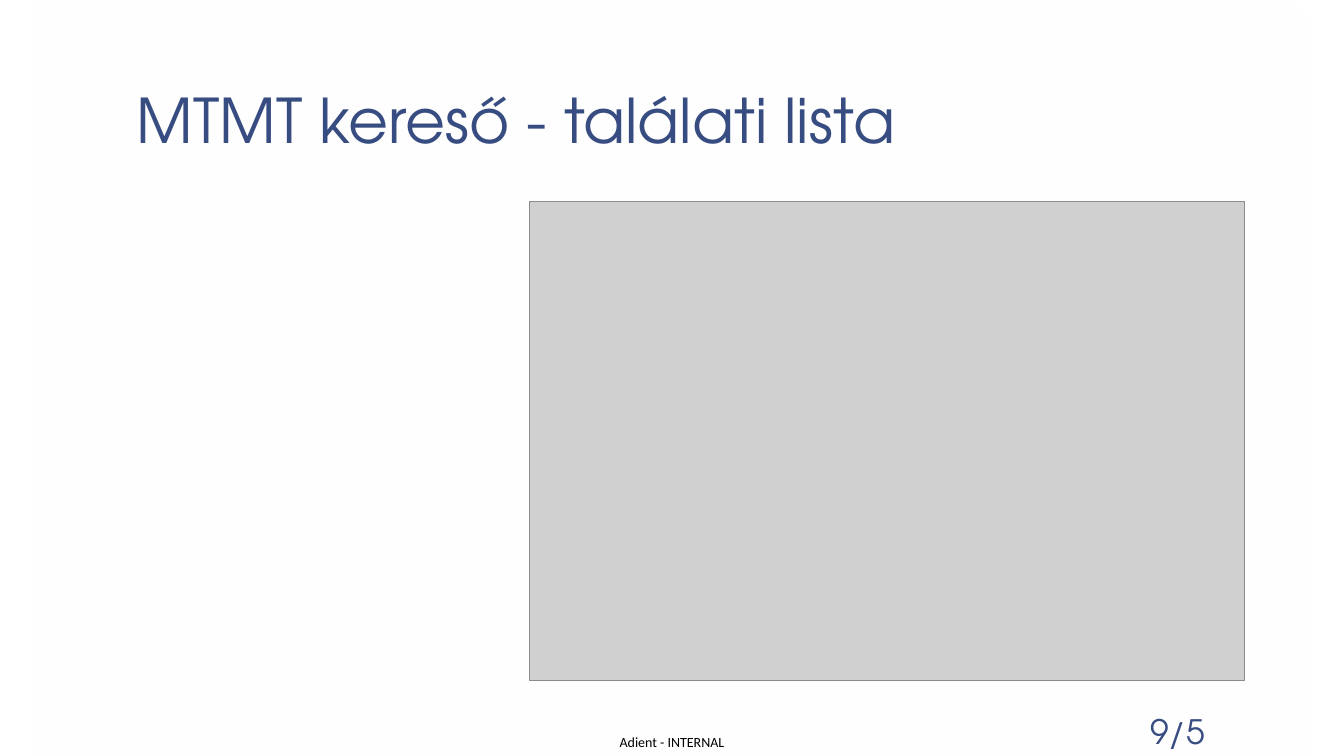
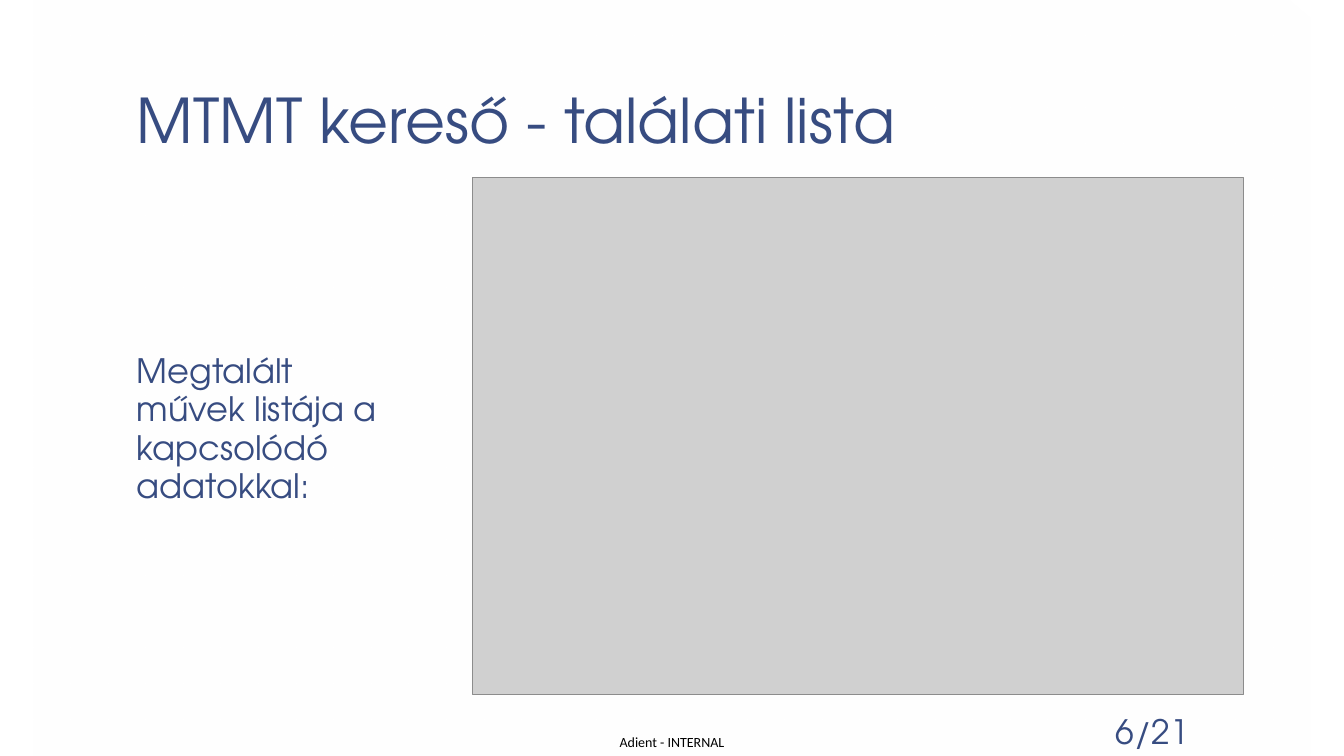
Before and after one commit to patmik2012/PubSync, a slide deck: slide 6 of Publikációs listák szinkronizálása.pptx (slide 5 before the commit). Drawn at 1344x756 pixels with LibreOffice and Linux fonts; fonts in the diff are those of the drawing; grey boxes stand for pictures; background and template pictures are left out. Boxes give left, top, right and bottom in pixels: in the first picture for what was removed or moved away, otherwise in the second. Text is boxed around its words. In the diff, an @@ line names an element or a change of style, - is before the commit and + after.

```diff
--- a/Publikációs listák szinkronizálása.pptx
+++ b/Publikációs listák szinkronizálása.pptx
@@ picture: place and size @@
-picture at (530, 202, 1244, 681)
+picture at (473, 177, 1243, 695)
@@ text added at (137, 357, 377, 499), 24 pt, text #374C81 @@
+Megtalált művek listája a kapcsolódó adatokkal:
@@ page number added at (1116, 718, 1189, 749), 24 pt, text #374C81 @@
+6/21
@@ page number removed at (1150, 718, 1204, 749) @@
-9/5
```
Also in this commit, not shown: 15 other slides changed, 3 slides added, 1 slide removed, 4 other files.
